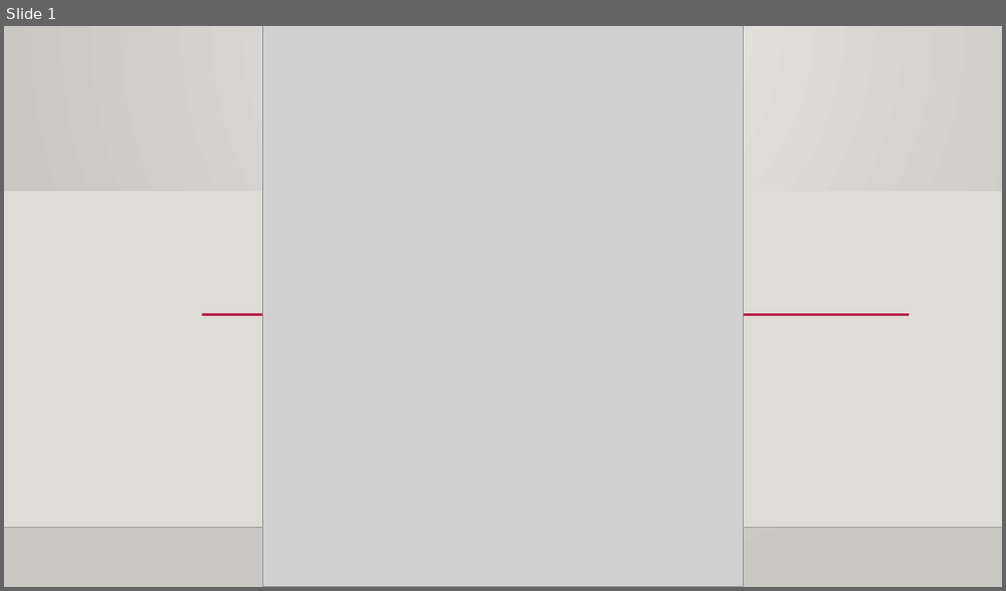
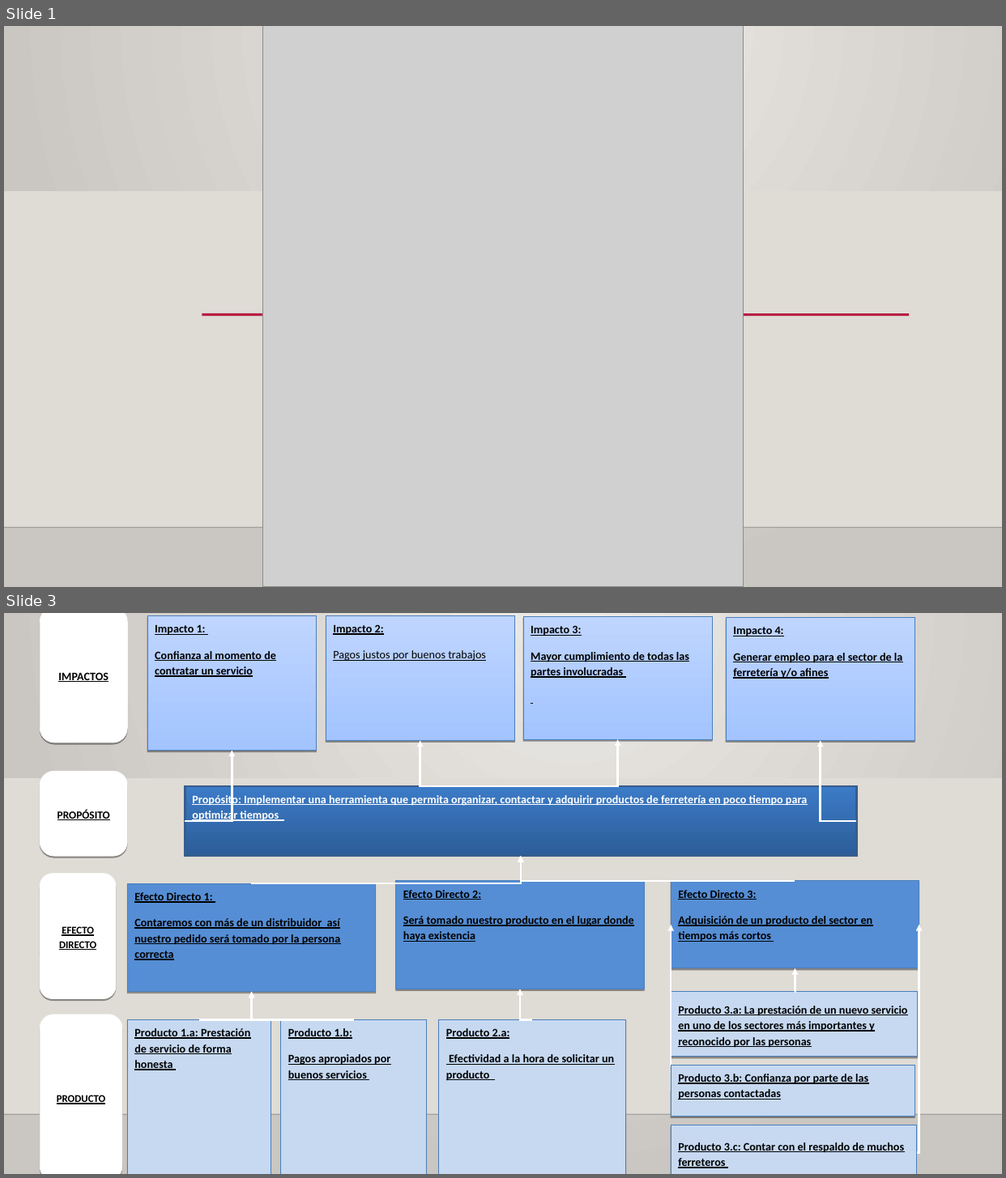
Before and after one commit to wilstreet/hardware-store, a slide deck: documentos/Presentación1.odp. Shown one above the other, each under a label of ours: slide 1 before the commit, slides 1 and 3 after it; the slides between them are not shown. The pictures are 1006x591 and 1006x1178 pixels, drawn with LibreOffice and Linux fonts; fonts in the diff are those of the drawing; grey boxes stand for pictures; background and template pictures are left out. Boxes give left, top, right and bottom in pixels: in the first picture for what was removed or moved away, otherwise in the second. Text is boxed around its words. In the diff, an @@ line names an element or a change of style, - is before the commit and + after.

```diff
--- a/documentos/Presentación1.odp
+++ b/documentos/Presentación1.odp
@@ slide 3 added at box(4, 613, 1002, 1174), background gradient #ECEAE7 to #CAC6C1; not listed: 2 template elements that a slide beside it also shows @@
@@ group added at box(40, 613, 919, 1174): 18 freeform shapes, 13 elbow arrows @@
+PROPÓSITO
+IMPACTOS
+EFECTO DIRECTO
+PRODUCTO
+Impacto 2:
+Pagos justos por buenos trabajos
+Impacto 3:
+Mayor cumplimiento de todas las partes involucradas
+Propósito: Implementar una herramienta que permita organizar, contactar y adquirir productos de ferretería en poco tiempo para optimizar tiempos
+Producto 1.b:
+Pagos apropiados por buenos servicios
+Impacto 1:
+Confianza al momento de contratar un servicio
+Impacto 4:
+Generar empleo para el sector de la ferretería y/o afines
+Efecto Directo 1:
+Contaremos con más de un distribuidor así nuestro pedido será tomado por la persona correcta
+Efecto Directo 3:
+Adquisición de un producto del sector en tiempos más cortos
+Producto 2.a:
+Efectividad a la hora de solicitar un producto
+Efecto Directo 2:
+Será tomado nuestro producto en el lugar donde haya existencia
+Producto 1.a: Prestación de servicio de forma honesta
+Producto 3.a: La prestación de un nuevo servicio en uno de los sectores más importantes y reconocido por las personas
+Producto 3.c: Contar con el respaldo de muchos ferreteros
+Producto 3.b: Confianza por parte de las personas contactadas
```
Also in this commit, not shown: 11 other slides added, 2 slides removed.
